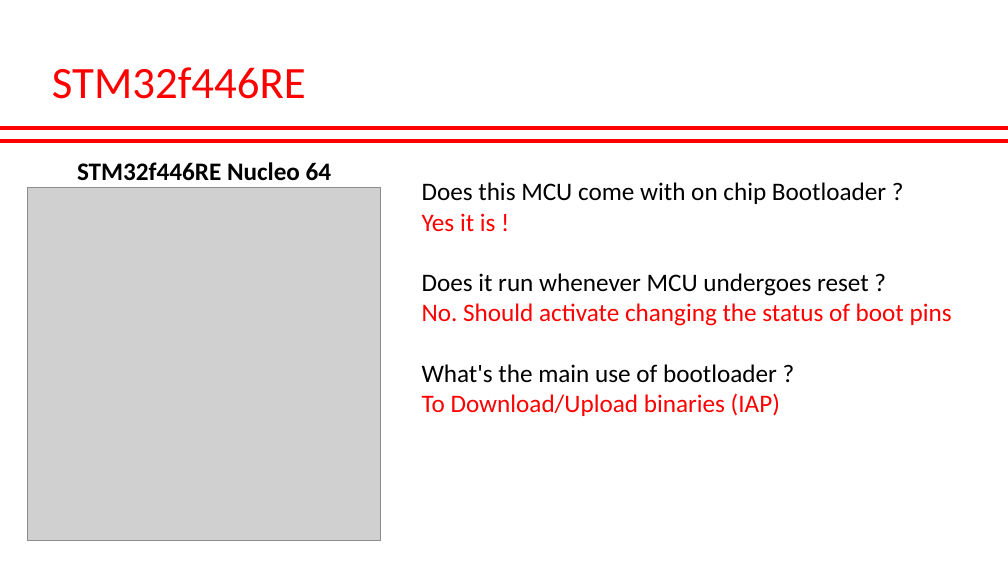
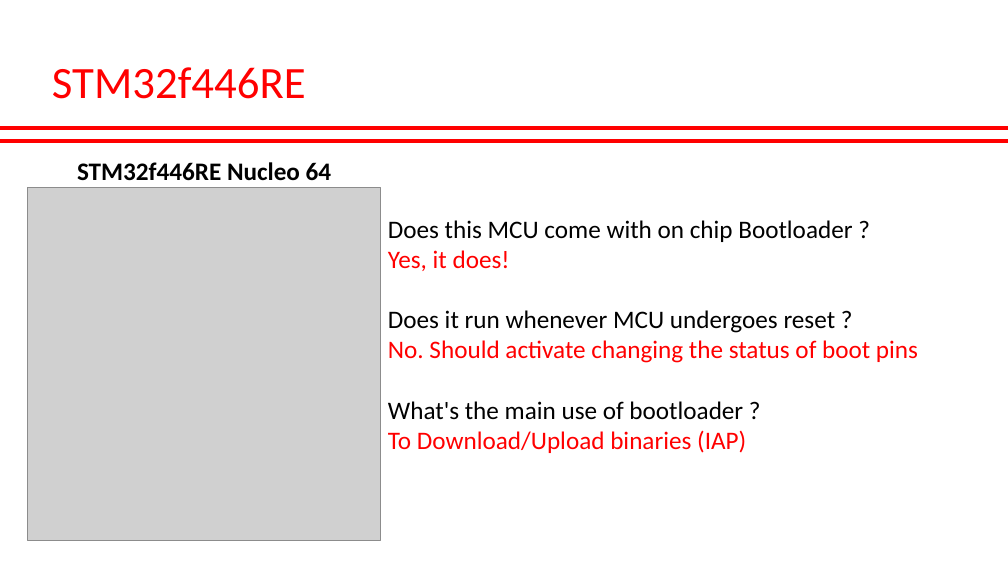
Before and after one commit to SwaroopKaimal/STM32_Bootloader, a slide deck: slide 3 of Docs/Course_PPT.pptx. Drawn at 1008x567 pixels with LibreOffice and Linux fonts; fonts in the diff are those of the drawing; grey boxes stand for pictures. Boxes give left, top, right and bottom in pixels: in the first picture for what was removed or moved away, otherwise in the second. Text is boxed around its words. In the diff, an @@ line names an element or a change of style, - is before the commit and + after.

```diff
--- a/Docs/Course_PPT.pptx
+++ b/Docs/Course_PPT.pptx
@@ text "Does this MCU come with ...": place and size @@
-text "Does this MCU come with ..." at (422,182,952,416)
+text "Does this MCU come with ..." at (388,220,918,453)
@@ text at (388,250,510,271): text changed @@
-Yes it is !
+Yes, it does!
```
Also in this commit, not shown: 3 other slides changed, 17 other files.
